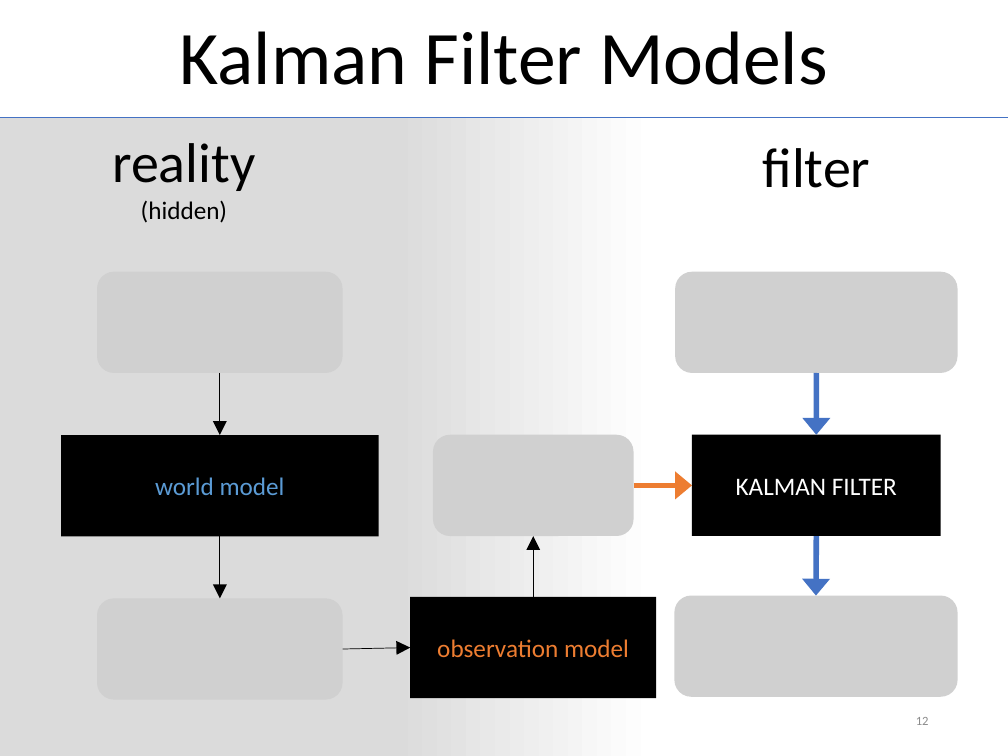
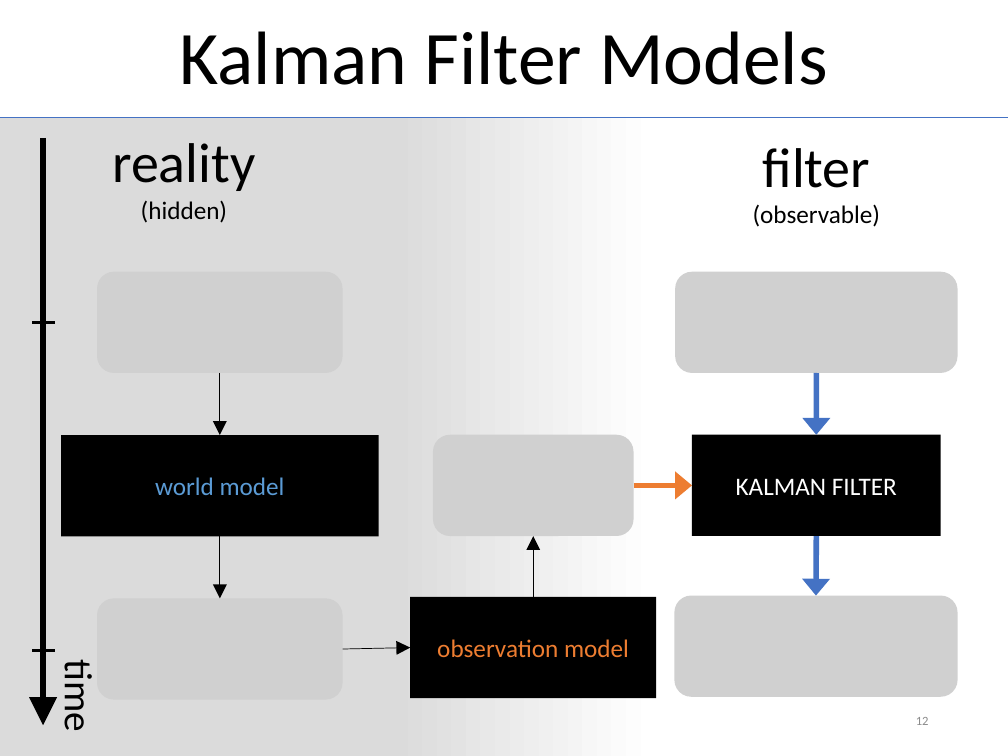
Before and after one commit to MichiHo/flocking, a slide deck: slide 12 of vortrag/ba_seminar_presentation_reduce.pptx. Drawn at 1008x756 pixels with LibreOffice and Linux fonts; fonts in the diff are those of the drawing; grey boxes stand for pictures. Boxes give left, top, right and bottom in pixels: in the first picture for what was removed or moved away, otherwise in the second. Text is boxed around its words. In the diff, an @@ line names an element or a change of style, - is before the commit and + after.

```diff
--- a/vortrag/ba_seminar_presentation_reduce.pptx
+++ b/vortrag/ba_seminar_presentation_reduce.pptx
@@ arrow added from (43, 138) to (43, 725), #000000 4 pt @@
@@ text "filter": place and size @@
-text "filter" at <box>762,148,870,188</box>
+text "filter" at <box>753,148,881,227</box>
@@ text at <box>753,204,881,227</box>: paragraph added @@
+(observable)
@@ line added from (32, 323) to (54, 323), #000000 2 pt @@
@@ line added from (32, 650) to (54, 650), #000000 2 pt @@
@@ text added at <box>54,667,102,730</box>, 28 pt, text #000000 @@
+time
```
Also in this commit, not shown: 1 other slide changed, 1 slide added, 10 other files.
